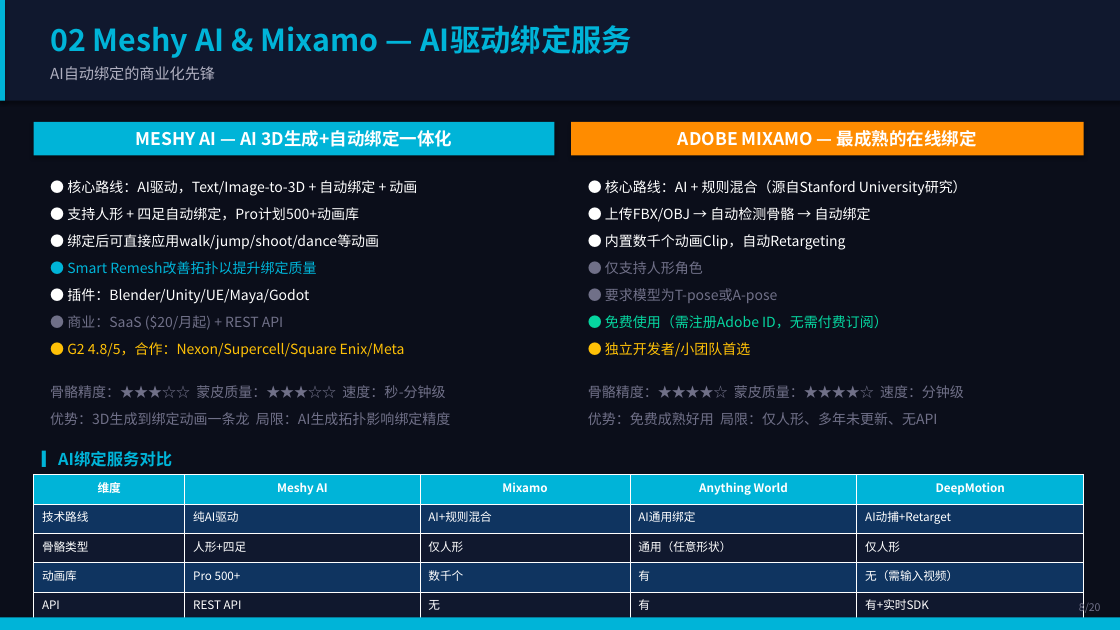
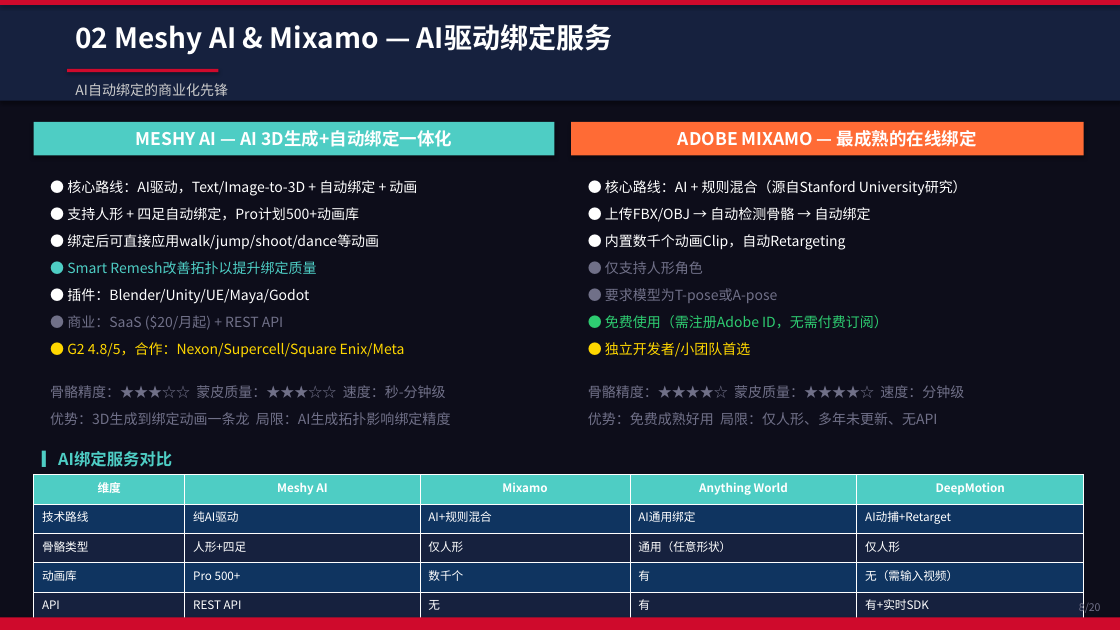
Before and after one commit to xhyha/insight, a slide deck: slide 8 of Auto-Rigging-Insight-Report.pptx. Drawn at 1120x630 pixels with LibreOffice and Linux fonts; fonts in the diff are those of the drawing. Boxes give left, top, right and bottom in pixels: in the first picture for what was removed or moved away, otherwise in the second. Text is boxed around its words. In the diff, an @@ line names an element or a change of style, - is before the commit and + after.

Commit message:
Update Auto-Rigging Report - Huawei visual style (v3)

```diff
--- a/Auto-Rigging-Insight-Report.pptx
+++ b/Auto-Rigging-Insight-Report.pptx
@@ background #0B0E1A to #0D0D1A @@
@@ rectangle at bbox=[0, 0, 1120, 101]: fill #10182E to #16213E @@
@@ rectangle removed at bbox=[0, 0, 5, 101] @@
@@ rectangle added at bbox=[0, 0, 1120, 5], fill #CF0A2C @@
@@ text "02 Meshy AI & Mixamo ...": place and size @@
-text "02 Meshy AI & Mixamo ..." at bbox=[50, 25, 632, 58]
+text "02 Meshy AI & Mixamo ..." at bbox=[75, 24, 612, 55]
@@ text "02 Meshy AI & Mixamo ..." at bbox=[75, 24, 612, 55]: size 26 to 24 pt, text colour #00B4D8 to #FFFFFF @@
@@ text "AI自动绑定的商业化先锋": place and size @@
-text "AI自动绑定的商业化先锋" at bbox=[50, 66, 215, 80]
+text "AI自动绑定的商业化先锋" at bbox=[75, 83, 228, 96]
@@ text "AI自动绑定的商业化先锋" at bbox=[75, 83, 228, 96]: size 13 to 12 pt, text colour #B0B0C0 to #CCCCCC @@
@@ rectangle added at bbox=[67, 69, 218, 72], fill #CF0A2C @@
@@ rectangle at bbox=[34, 122, 555, 155]: fill #00B4D8 to #4ECDC4 @@
@@ rectangle at bbox=[571, 122, 1084, 155]: fill #FF8C00 to #FF6B35 @@
@@ text at bbox=[67, 261, 405, 357]: text colour #00B4D8 to #4ECDC4 in "● Smart Remesh改善拓扑以提升绑定质量"; text colour #FFC107 to #FFD700 in "● G2 4.8/5，合作：Nexon/Supercell/Square Enix/Meta" @@
@@ text at bbox=[605, 315, 888, 357]: text colour #06D6A0 to #2ECC71 in "● 免费使用（需注册Adobe ID，无需付费订阅）"; text colour #FFC107 to #FFD700 in "● 独立开发者/小团队首选" @@
@@ text "▎AI绑定服务对比" at bbox=[42, 450, 172, 467]: text colour #00B4D8 to #4ECDC4 @@
@@ table at bbox=[34, 475, 1084, 630] @@
@@ fill #00B4D8 to #4ECDC4 in row 1 @@
@@ fill #10182E to #16213E in 15 cells @@
@@ rectangle at bbox=[0, 618, 1120, 630]: fill #00B4D8 to #CF0A2C @@
```
Also in this commit, not shown: 19 other slides changed.
